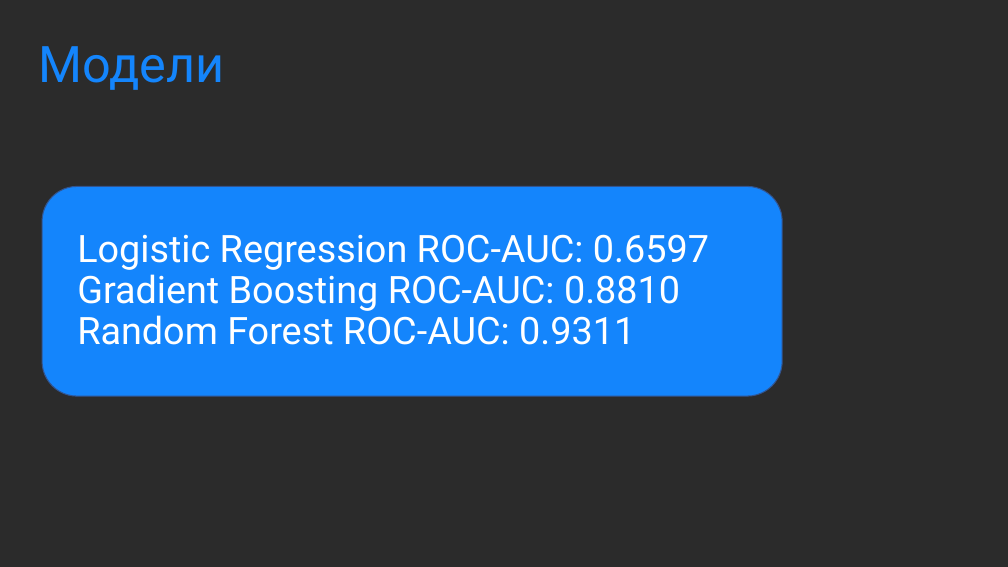
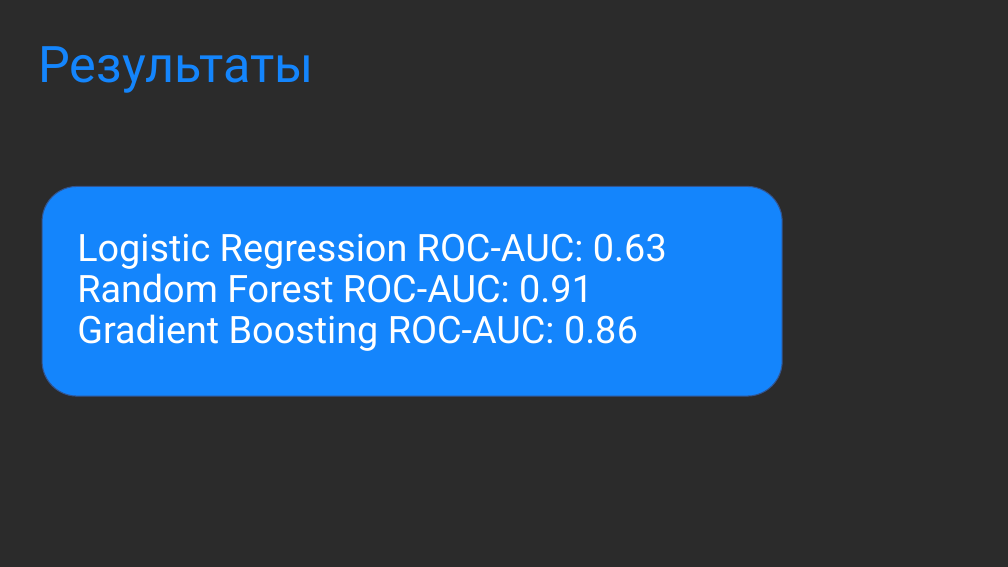
Before and after one commit to cryzzone/intensive_two, a slide deck: slide 13 of Модель склонности клиента к приобретению машиноместа.pptx (slide 8 before the commit). Drawn at 1008x567 pixels with LibreOffice and Linux fonts; fonts in the diff are those of the drawing; background and template pictures are left out; a plain dark background stands for a picture behind light text. Boxes give left, top, right and bottom in pixels: in the first picture for what was removed or moved away, otherwise in the second. Text is boxed around its words. In the diff, an @@ line names an element or a change of style, - is before the commit and + after.

```diff
--- a/Модель склонности клиента к приобретению машиноместа.pptx
+++ b/Модель склонности клиента к приобретению машиноместа.pptx
@@ text at bbox=[39, 46, 314, 93]: text changed @@
-Модели
+Результаты
@@ title at bbox=[77, 233, 667, 351]: text changed @@
-Logistic Regression ROC-AUC: 0.6597
-Gradient Boosting ROC-AUC: 0.8810
-Random Forest ROC-AUC: 0.9311
+Logistic Regression ROC-AUC: 0.63
+Random Forest ROC-AUC: 0.91
+Gradient Boosting ROC-AUC: 0.86
```
Also in this commit, not shown: 3 other slides changed, 5 slides added, 1 slide removed.
